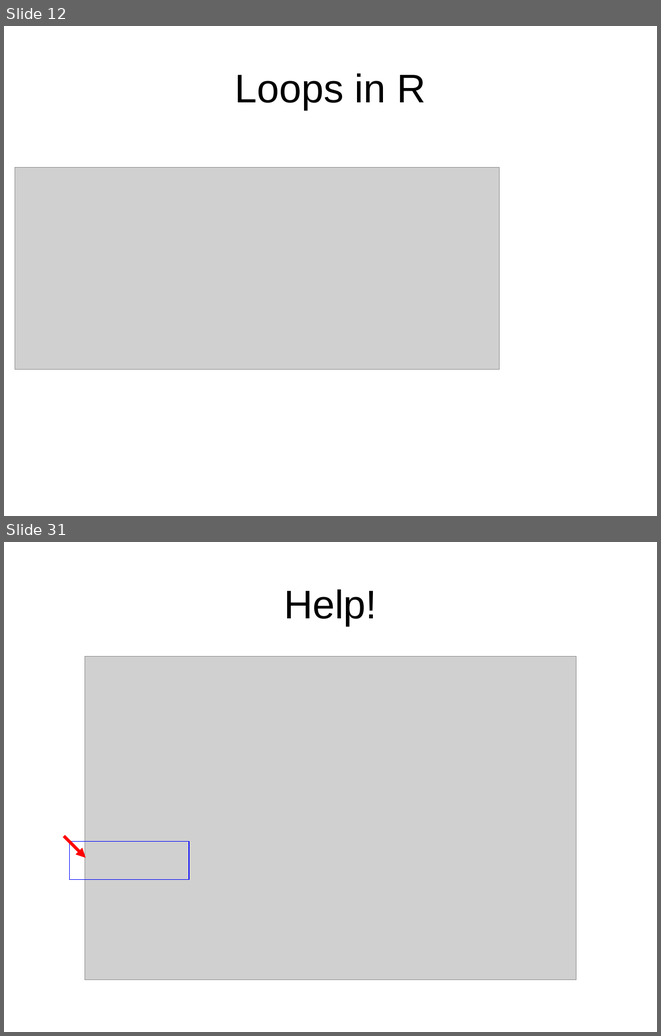
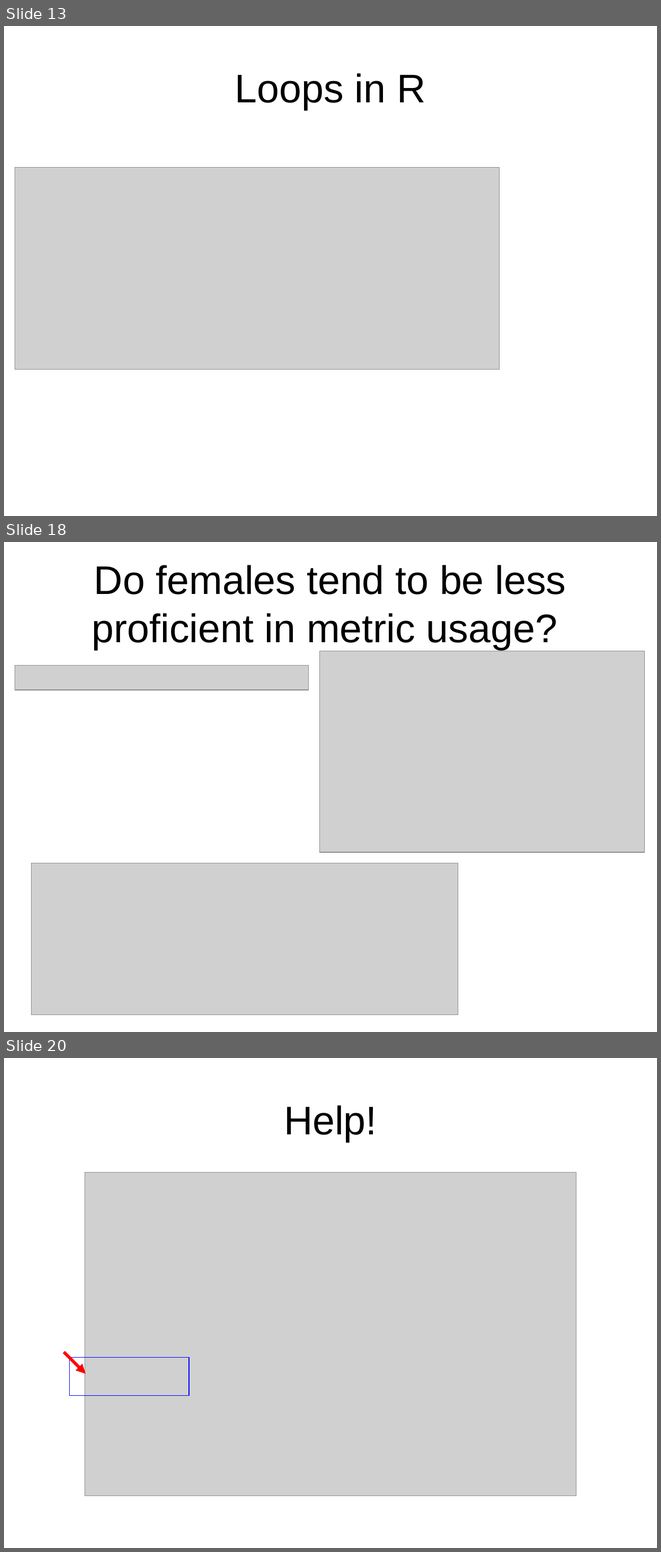
Before and after one commit to hongqin/R-workshop-GAS14, a slide deck: 1.Introduction_to_R/Learning_R_by_metricExample.ppt. Shown one above the other, each under a label of ours: slides 12 and 31 before the commit, slides 13, 18 and 20 after it; the slides between them are not shown. The pictures are 661x1036 and 661x1552 pixels, drawn with LibreOffice and Linux fonts; fonts in the diff are those of the drawing; grey boxes stand for pictures. Boxes give left, top, right and bottom in pixels: in the first picture for what was removed or moved away, otherwise in the second. Text is boxed around its words. In the diff, an @@ line names an element or a change of style, - is before the commit and + after.

```diff
--- a/1.Introduction_to_R/Learning_R_by_metricExample.ppt
+++ b/1.Introduction_to_R/Learning_R_by_metricExample.ppt
@@ slide 18 added at (x1=4, y1=542, x2=657, y2=1032), background #FFFFFF @@
@@ title added at (x1=92, y1=565, x2=566, y2=650), 44 pt, text #000000 @@
+Do females tend to be less proficient in metric usage?
@@ picture added at (x1=319, y1=651, x2=645, y2=852) @@
@@ picture added at (x1=15, y1=665, x2=309, y2=690) @@
@@ picture added at (x1=32, y1=863, x2=458, y2=1015) @@
@@ what was slide 12 is now slide 13 @@
@@ what was slide 31 is now slide 20 @@
```
Also in this commit, not shown: 1 slide changed, 4 other slides added, 21 slides removed, 3 other files.
